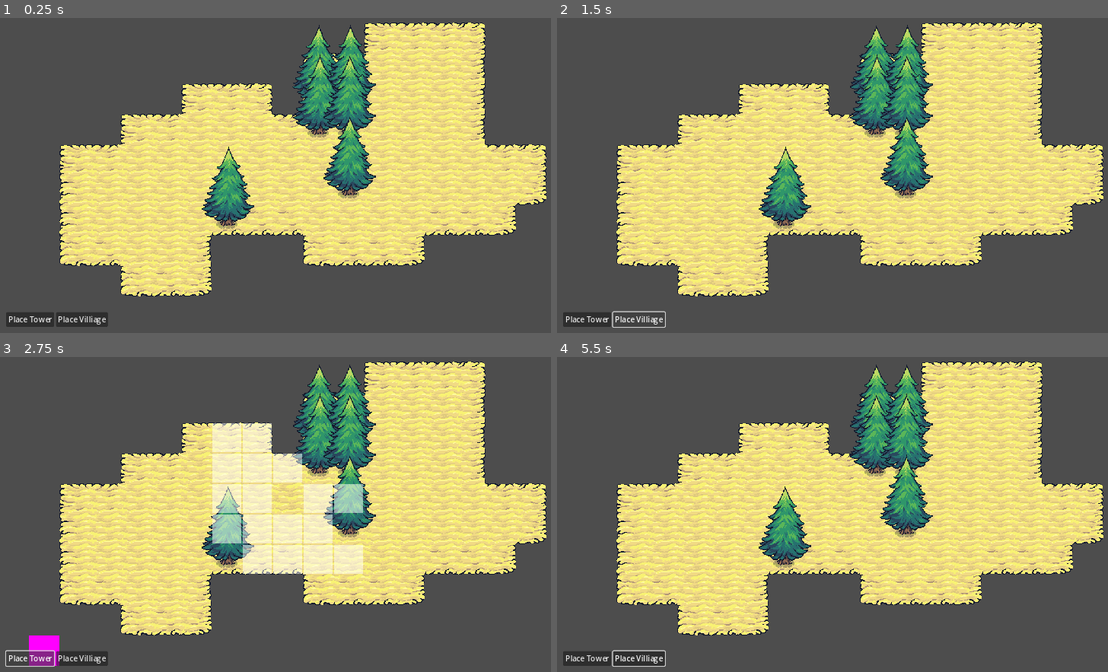
Above: before the commit, frames 1-4 (two rows, left to right).
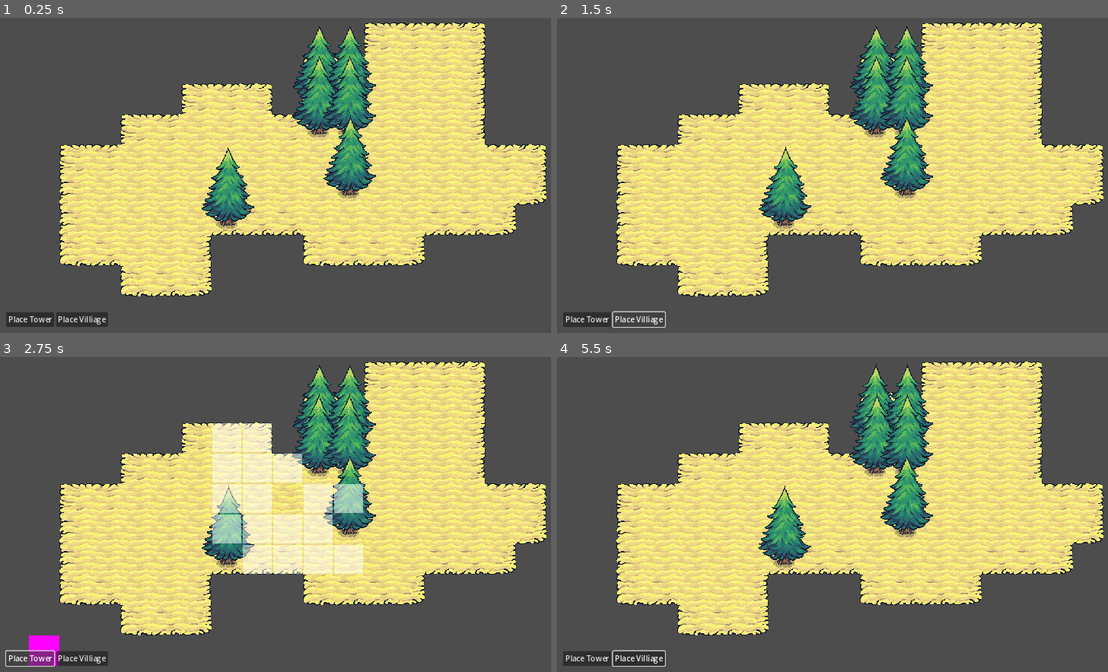
Above: after the commit, the same moments.

Repository: galaxy8691/learn_godot
Game: Godot game, scene res://scenes/main.tscn
Two runs of this game, one before a commit and one after it. Both use one fixed random seed, a clock stepped at 60 frames per second and the inputs below.
Inputs (mouse positions are in pixels of both pictures, inside the frame that each line leads up to):
- Up to frame 1 (0.25 s): no input
- Up to frame 2 (1.5 s): click "Place Tower" at 0.5 s; click "Place Villiage" at 1.25 s
- Up to frame 3 (2.75 s): click "Place Tower" at 2 s
- Up to frame 4 (5.5 s): click "Place Villiage" at 2.75 s; click "Place Tower" at 3.5 s; click "Place Villiage" at 4.25 s; move the mouse to (992, 486) at 5.02 s; press the mouse at (992, 486) at 5.03 s

The runs differ from the first frame. In frame 1, 1.4% of the frame differs, in the area x 36-69%, y 2-65%; in frame 2, 0.5%; in frame 3, 1.0%; in frame 4, 2.0%.

Commit message:
use resource to build

Diff:
--- a/scenes/building/tower.tscn
+++ b/scenes/building/tower.tscn
@@ -8,6 +8,7 @@
 
 [node name="BuildingComponent" parent="." instance=ExtResource("1_g0mdf")]
 buildable_radius = 1
+resource_uasage = 2
 
 [node name="Sprite2D" type="Sprite2D" parent="."]
 position = Vector2(32, 32)
--- a/scenes/building/villiage.tscn
+++ b/scenes/building/villiage.tscn
@@ -8,6 +8,7 @@
 
 [node name="BuildingComponent" parent="." instance=ExtResource("1_aamqx")]
 resource_radius = 2
+resource_uasage = 4
 
 [node name="Sprite2D" type="Sprite2D" parent="."]
 y_sort_enabled = true
--- a/scenes/component/building_component.gd
+++ b/scenes/component/building_component.gd
@@ -2,6 +2,7 @@
 
 @export var buildable_radius : int
 @export var resource_radius : int
+@export var resource_uasage : int
 
 # Called when the node enters the scene tree for the first time.
 func _ready() -> void:
--- a/scenes/manager/building_manager.gd
+++ b/scenes/manager/building_manager.gd
@@ -12,6 +12,7 @@
 @export var cursor : Sprite2D
 var hover_grid_position : Vector2i = Vector2i.MAX
 @export var ui : UI
+var current_resource = 4
 
 # Called when the node enters the scene tree for the first time.
 func _ready() -> void:
@@ -21,17 +22,29 @@
 
 func _on_place_tower_press():
 	cursor.visible = !cursor.visible
-	grid_manager.clear_highlight_tile_maplayer()
-	place_building_type = "tower"
-	current_building_instance = tower.instantiate()
-	_set_build_and_resource_radius(current_building_instance)
+	if cursor.visible:
+		grid_manager.clear_highlight_tile_maplayer()
+		place_building_type = "tower"
+		current_building_instance = tower.instantiate()
+		_set_build_and_resource_radius(current_building_instance)
+	else:
+		if current_building_instance != null:
+			current_building_instance.queue_free()
+			current_building_instance = null
+			grid_manager.clear_highlight_tile_maplayer()
 
 func _on_place_villiage_press():
 	cursor.visible = !cursor.visible
-	grid_manager.clear_highlight_tile_maplayer()
-	place_building_type = "villiage"
-	current_building_instance = villiage.instantiate()
-	_set_build_and_resource_radius(current_building_instance)
+	if cursor.visible:
+		grid_manager.clear_highlight_tile_maplayer()
+		place_building_type = "villiage"
+		current_building_instance = villiage.instantiate()
+		_set_build_and_resource_radius(current_building_instance)
+	else:
+		if current_building_instance != null:
+			current_building_instance.queue_free()
+			current_building_instance = null
+			grid_manager.clear_highlight_tile_maplayer()
 
 func _set_build_and_resource_radius(building_instance):
 	var builiding_component = building_instance.get_node("BuildingComponent")
@@ -40,8 +53,10 @@
 
 func _unhandled_input(event: InputEvent) -> void:
 	if cursor.visible && event.is_action_pressed("left_click") && hover_grid_position != Vector2i.MAX \
-	&& grid_manager.check_cell_is_in_buiding_area_and_not_occupied(hover_grid_position):
+	&& grid_manager.check_cell_is_in_buiding_area_and_not_occupied(hover_grid_position) && current_resource >= current_building_instance.get_node("BuildingComponent").resource_uasage:
+		current_resource -= current_building_instance.get_node("BuildingComponent").resource_uasage
 		place_building(current_building_instance)
+		current_resource += grid_manager.get_new_collected_resource_point()
 		current_building_instance = null
 		cursor.visible = false
 
@@ -49,6 +64,10 @@
 	building_instance.global_position = hover_grid_position * 64
 	ysort.add_child(building_instance)
 	grid_manager.clear_highlight_tile_maplayer()
+
+
+
+
 
 func get_mouse_grid_cell_position() -> Vector2i:
 	var mouse_position = cursor.get_global_mouse_position()
--- a/scenes/manager/grid_manager.gd
+++ b/scenes/manager/grid_manager.gd
@@ -9,6 +9,7 @@
 var highlight_expand_cells = []
 var tile_maplayers = []
 var collected_resource = []
+var new_collected_resource = []
 func _ready() -> void:
 	GameEvent.instance.building_placed.connect(_on_building_placed)
 	tile_maplayers = _setup_tile_maplayers(base_tile_maplayer)
@@ -53,6 +54,12 @@
 			if _check_cell_is_wood_tile(Vector2i(x,y)):
 				if collected_resource.find(Vector2i(x,y)) == -1:
 					collected_resource.append(Vector2i(x,y))
+					new_collected_resource.append(Vector2i(x,y))
+
+func get_new_collected_resource_point():
+	var point = len(new_collected_resource)
+	new_collected_resource.clear()
+	return point
 
 # func _update_highlight_tile_maplayer(grid_vector : Vector2i, radius : int) -> void:
 # 	for x in range(grid_vector.x - radius, grid_vector.x + radius + 1):
